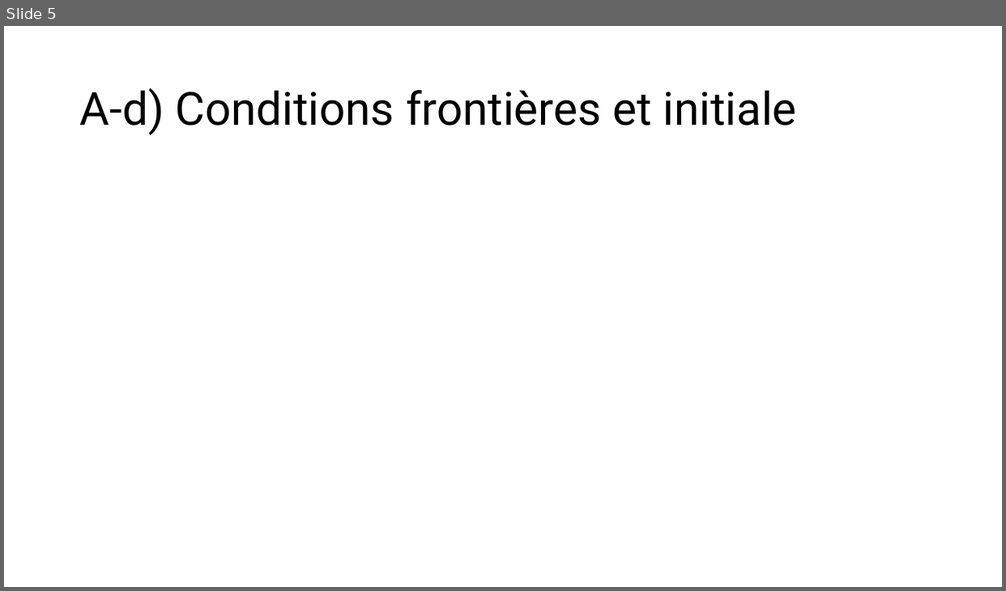
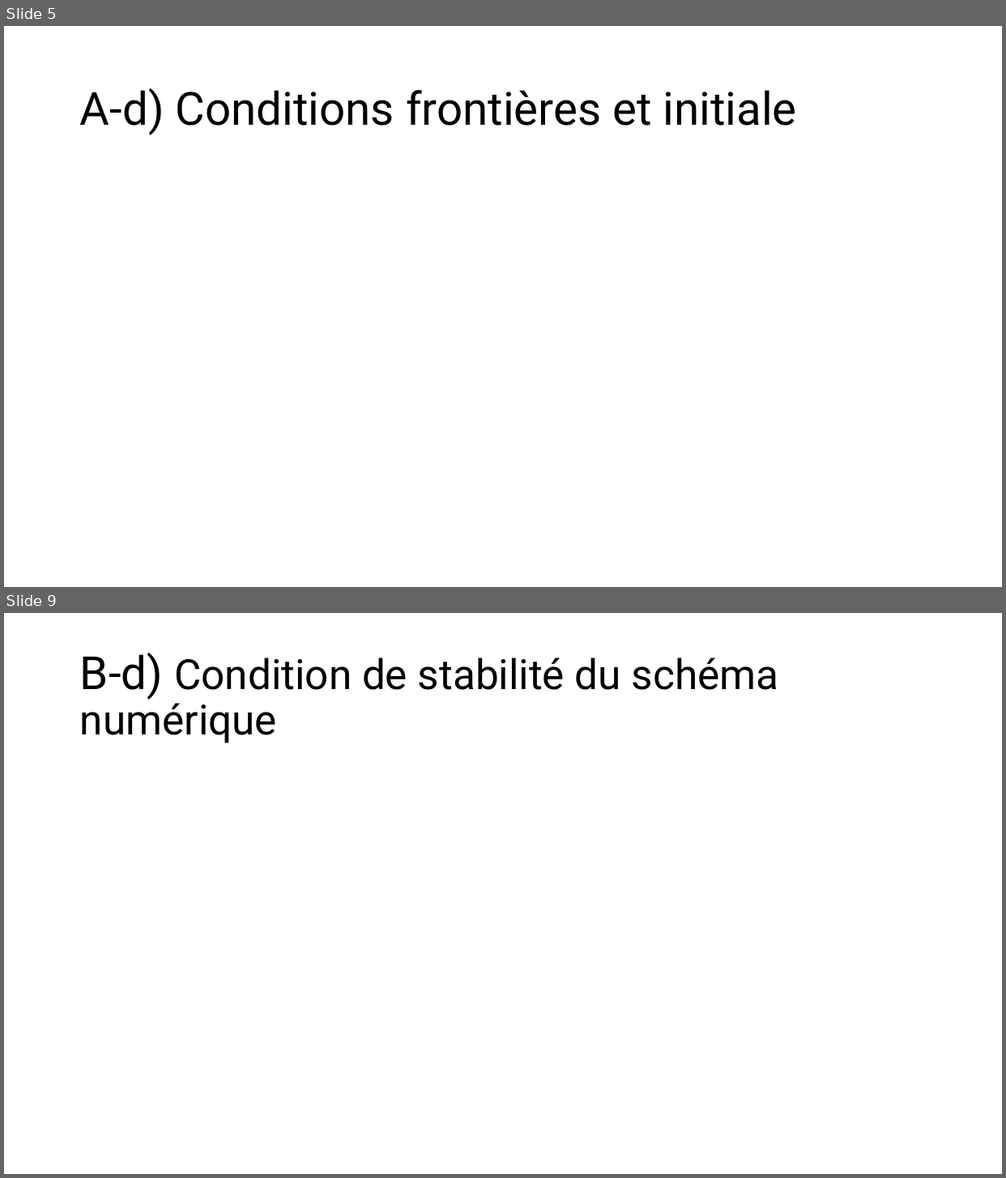
Before and after one commit to mehdibendaya/MEC8211-DEV1, a slide deck: Devoir_1.pptx. Shown one above the other, each under a label of ours: slide 5 before the commit, slides 5 and 9 after it; the slides between them are not shown. The pictures are 1006x591 and 1006x1178 pixels, drawn with LibreOffice and Linux fonts; fonts in the diff are those of the drawing; grey boxes stand for pictures. Boxes give left, top, right and bottom in pixels: in the first picture for what was removed or moved away, otherwise in the second. Text is boxed around its words. In the diff, an @@ line names an element or a change of style, - is before the commit and + after.

```diff
--- a/Devoir_1.pptx
+++ b/Devoir_1.pptx
@@ slide 9 added at (x1=4, y1=613, x2=1002, y2=1174), background #FFFFFF @@
@@ title added at (x1=80, y1=653, x2=779, y2=743), 40 pt, text #000000 @@
+B-d) Condition de stabilité du schéma numérique
```
Also in this commit, not shown: 1 slide changed, 5 other slides added.
